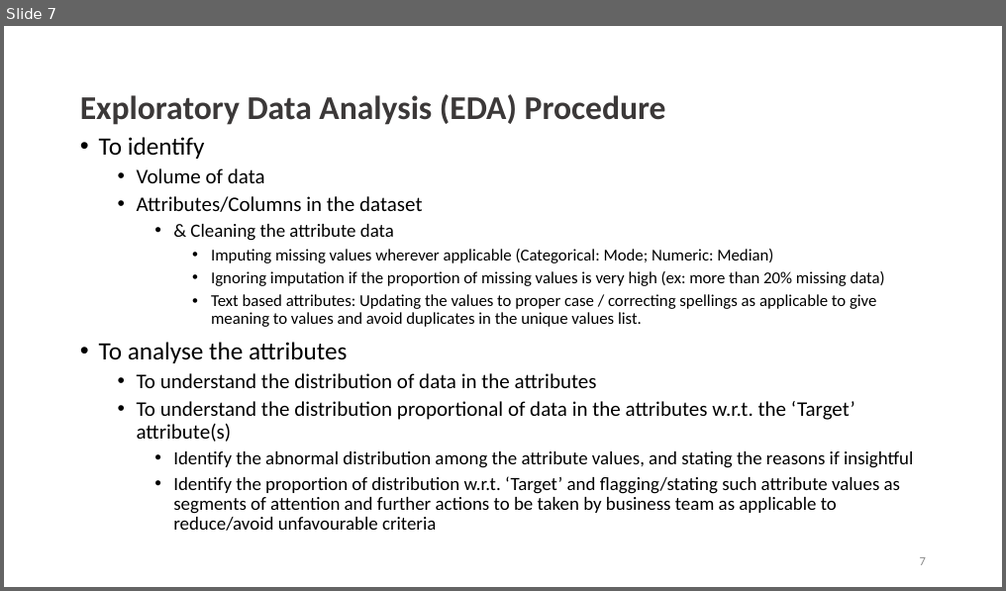
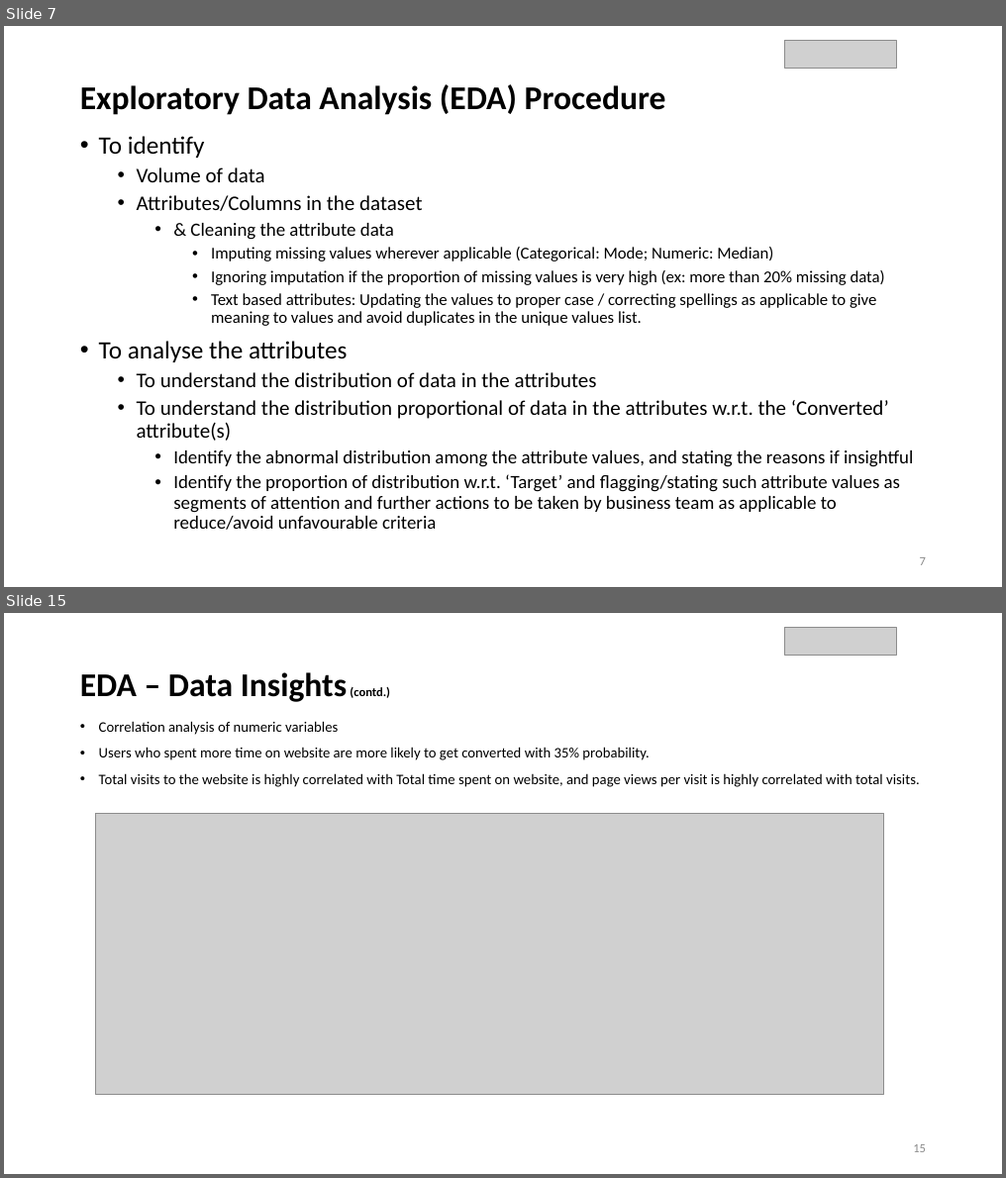
Before and after one commit to Hiteshp97/ProjCollab_LSCS_BTCH67_535, a slide deck: Lead Scoring Case Study.pptx. Shown one above the other, each under a label of ours: slide 7 before the commit, slides 7 and 15 after it; the slides between them are not shown. The pictures are 1006x591 and 1006x1178 pixels, drawn with LibreOffice and Linux fonts; fonts in the diff are those of the drawing; grey boxes stand for pictures; background and template pictures are left out. Boxes give left, top, right and bottom in pixels: in the first picture for what was removed or moved away, otherwise in the second. Text is boxed around its words. In the diff, an @@ line names an element or a change of style, - is before the commit and + after.

```diff
--- a/Lead Scoring Case Study.pptx
+++ b/Lead Scoring Case Study.pptx
@@ slide 15 added at box(4, 613, 1002, 1174), background #FFFFFF @@
@@ picture added at box(785, 627, 896, 655) @@
@@ title added at box(80, 672, 390, 702), 32 pt, text #000000, bold @@
+EDA – Data Insights (contd.)
@@ text added at box(99, 721, 920, 787), 14 pt, text #000000 @@
+• Correlation analysis of numeric variables
+• Users who spent more time on website are more likely to get converted with 35% probability.
+• Total visits to the website is highly correlated with Total time spent on website, and page views per visit is highly correlated with total visits.
@@ picture added at box(96, 813, 884, 1094) @@
@@ page number added at box(913, 1145, 926, 1153), 12 pt, text #8C8C8C @@
+15
@@ slide 7 changed as well @@
@@ picture added at box(785, 40, 896, 68) @@
@@ title "Exploratory Data Analysis (EDA) Procedure": place and size @@
-title "Exploratory Data Analysis (EDA) Procedure" at box(80, 94, 666, 125)
+title "Exploratory Data Analysis (EDA) Procedure" at box(80, 84, 666, 115)
@@ title "Exploratory Data Analysis (EDA) Procedure" at box(80, 84, 666, 115): text colour #3B3838 to #000000 @@
@@ text at box(137, 400, 889, 441): text changed @@
-  • To understand the distribution proportional of data in the attributes w.r.t. the ‘Target’ attribute(s)
+  • To understand the distribution proportional of data in the attributes w.r.t. the ‘Converted’ attribute(s)
```
Also in this commit, not shown: 6 other slides changed, 6 other slides added, 7 slides removed.
